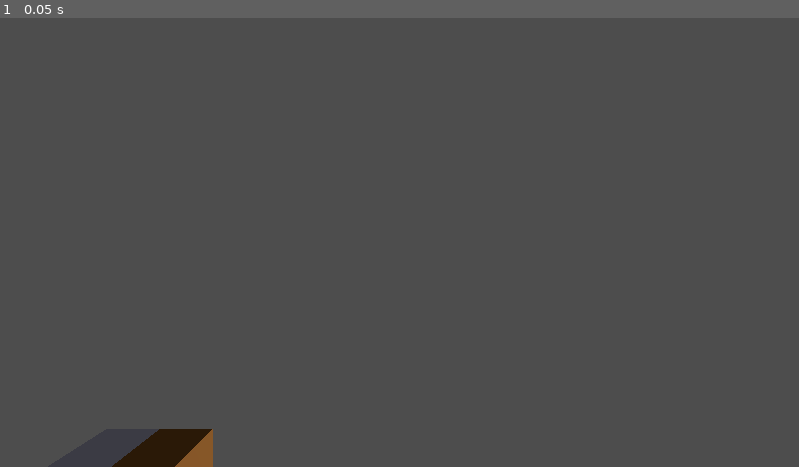
Above: before the commit, frame 1.
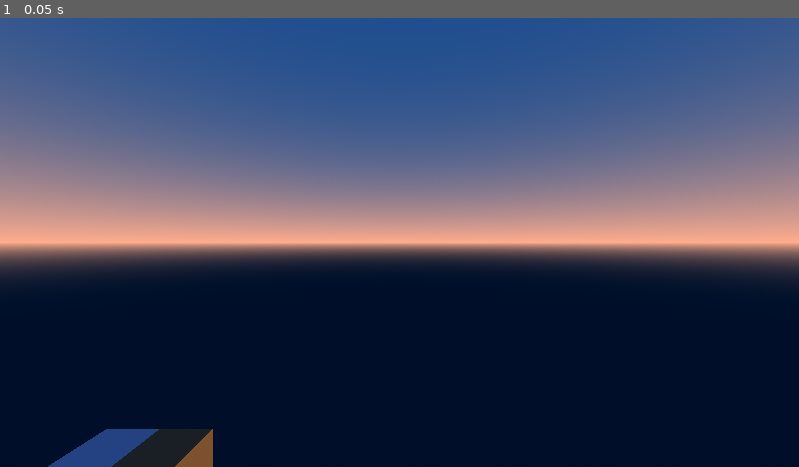
Above: after the commit, the same moment.

Repository: Lost-Rabbit-Digital/The_Voxel_Project
Game: Godot game, scene res://scenes/game.tscn
The game is run twice, just before and just after one commit, with the same random seed, the same clock (stepped at 60 frames per second) and the same inputs.
Inputs:
- Up to frame 1 (0.05 s): no input

The runs differ from the first frame. In frame 1, 98% of the frame differs, in the area x 0-100%, y 0-100%.

Commit message:
Updated skybox

Diff:
--- a/snc_project/scenes/game.tscn
+++ b/snc_project/scenes/game.tscn
@@ -1,11 +1,23 @@
-[gd_scene load_steps=6 format=3 uid="uid://yrxglwcwsqfy"]
+[gd_scene load_steps=8 format=3 uid="uid://yrxglwcwsqfy"]
 
 [ext_resource type="Script" uid="uid://bwnqknka1yyjj" path="res://scripts/voxels/voxel_manager.gd" id="1_uwrxv"]
 [ext_resource type="Script" uid="uid://gyeamovgi5ef" path="res://scripts/interaction/editor_style_camera.gd" id="2_yqjtg"]
 [ext_resource type="Script" uid="uid://bxwarlct4yu0s" path="res://scripts/environment/daylight_cycle.gd" id="3_lnu2h"]
 
+[sub_resource type="ProceduralSkyMaterial" id="ProceduralSkyMaterial_lnu2h"]
+sky_top_color = Color(0.105882, 0.294118, 0.556863, 1)
+sky_horizon_color = Color(1, 0.676945, 0.54883, 1)
+ground_bottom_color = Color(0.0116433, 0.0703067, 0.165667, 1)
+ground_horizon_color = Color(1, 0.678431, 0.54902, 1)
+
+[sub_resource type="Sky" id="Sky_lbhrr"]
+sky_material = SubResource("ProceduralSkyMaterial_lnu2h")
+
 [sub_resource type="Environment" id="Environment_lnu2h"]
-volumetric_fog_enabled = true
+background_mode = 2
+sky = SubResource("Sky_lbhrr")
+ambient_light_source = 3
+reflected_light_source = 2
 
 [sub_resource type="Compositor" id="Compositor_lbhrr"]
 
